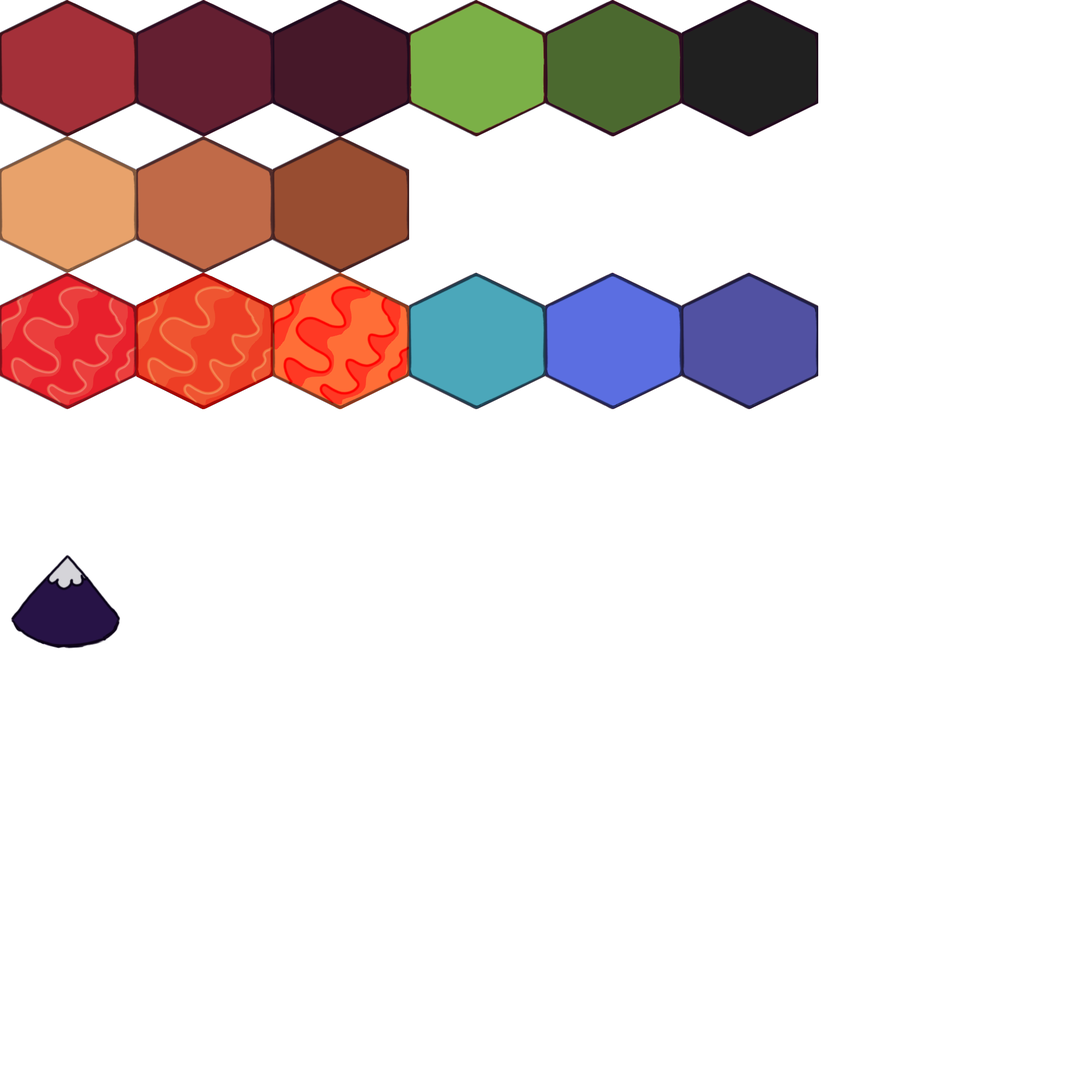
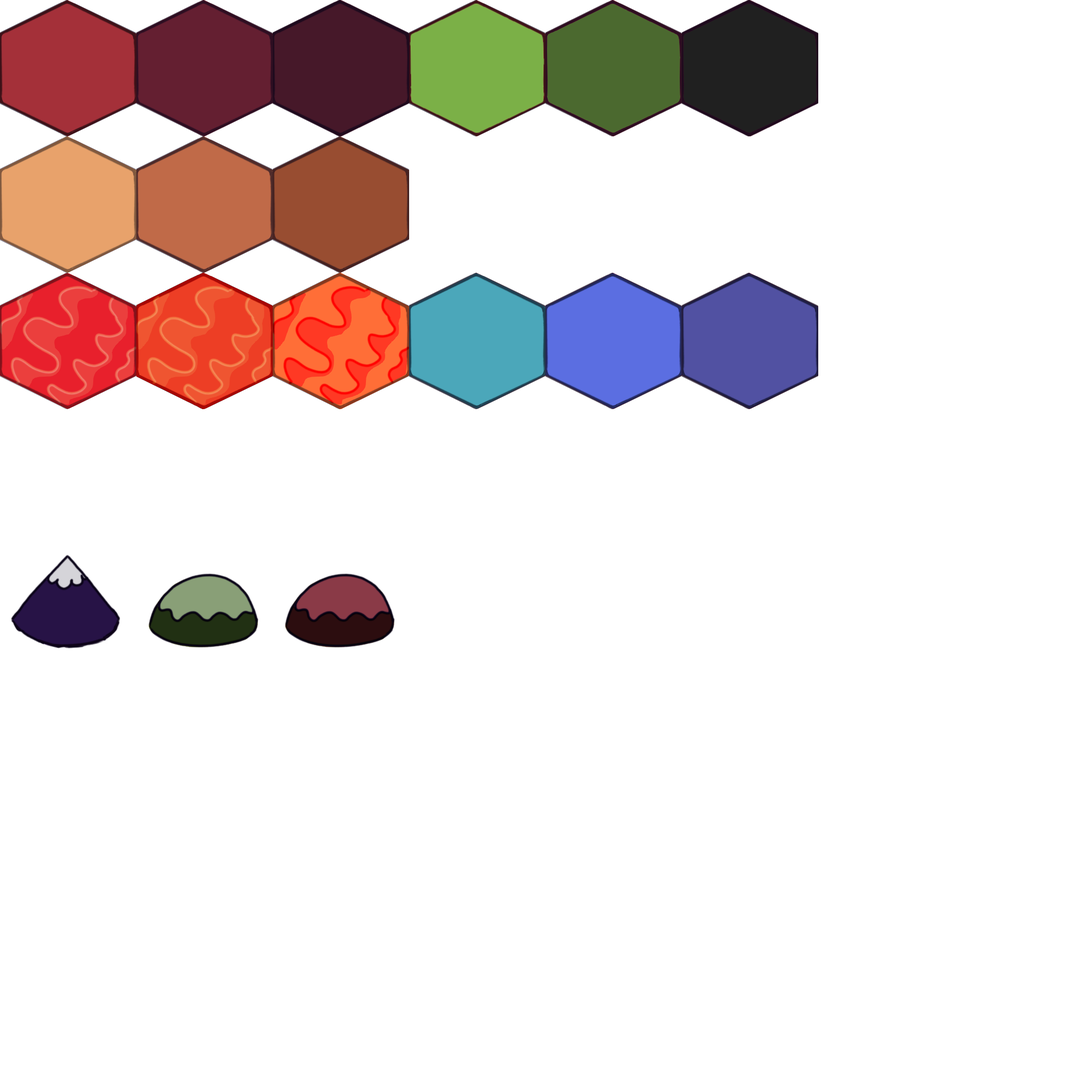
Layered file, before and after one edit (1091 x 1091). Changes by layer:
pixels changed over [148, 573, 396, 649] (layer not identified)
